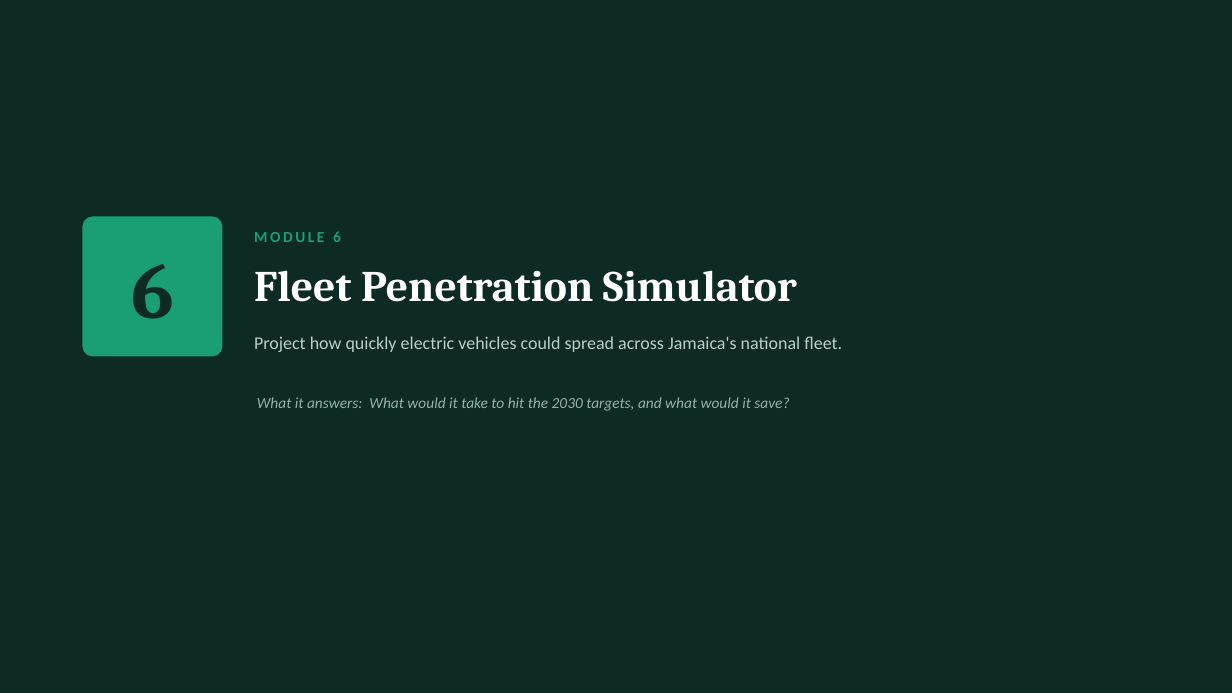
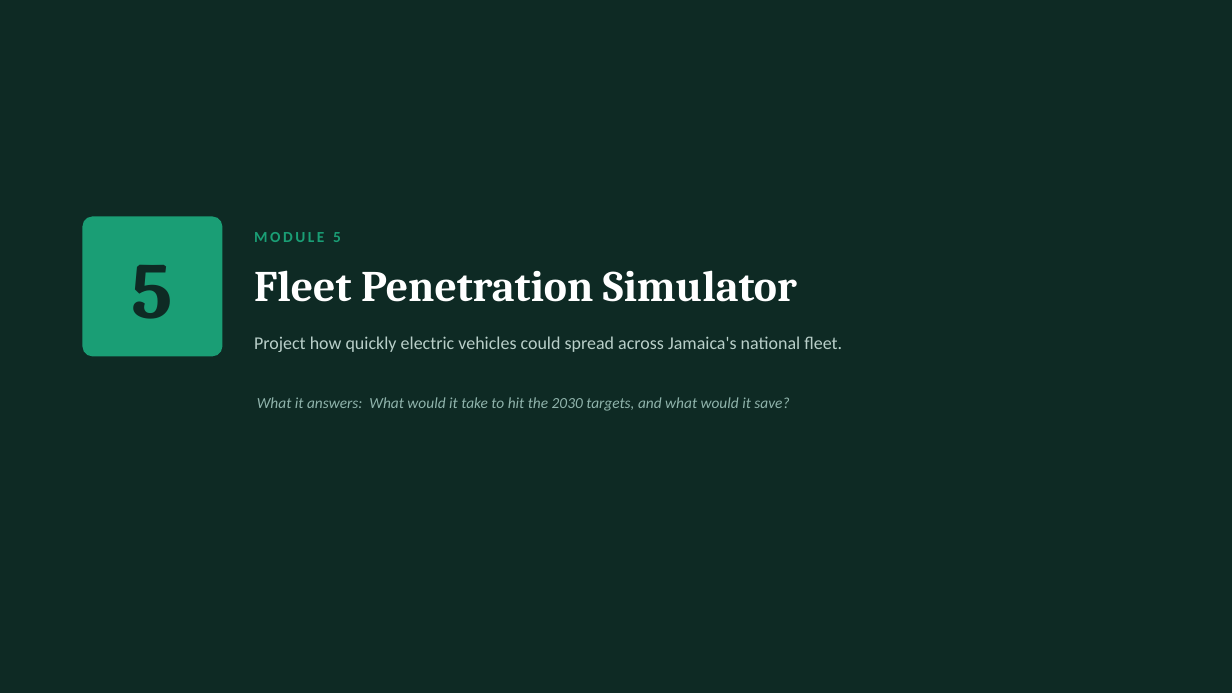
Before and after one commit to andsmart01-sketch/EV-Lab-UWI, a slide deck: slide 23 of docs/EV_Dashboard_User_Guide.pptx (slide 24 before the commit). Drawn at 1232x693 pixels with LibreOffice and Linux fonts; fonts in the diff are those of the drawing. Boxes give left, top, right and bottom in pixels: in the first picture for what was removed or moved away, otherwise in the second. Text is boxed around its words. In the diff, an @@ line names an element or a change of style, - is before the commit and + after.

Commit message:
Remove Route Cost Map placeholder module
The module was never started: no mapping data source was agreed and no
corridor distances were measured, so it could not have been populated
without inventing the numbers it displayed.

Removes tab-2 from MODULE_INFO, NAV_ICONS, serve_layout and the
instructions panel, and deletes placeholder_layout and the
MODULES_IN_DEVELOPMENT mechanism, which had nothing left to mark.

Display numbers shift: what was 6, 7 and 8 is now 5, 6 and 7. Guide
renumbered from 34 slides to 33. Report Section 1.4 now says seven
modules and Section 8.3 carries the route map as further work with the
blocker stated.

Also ignores Office ~$ lock files.

```diff
--- a/docs/EV_Dashboard_User_Guide.pptx
+++ b/docs/EV_Dashboard_User_Guide.pptx
@@ text at (x1=254, y1=232, x2=341, y2=242): text changed @@
-MODULE 6
+MODULE 5
@@ text at (x1=132, y1=265, x2=173, y2=319): text changed @@
-6
+5
```
Also in this commit, not shown: 13 other slides changed, 1 slide removed, 8 other files.
